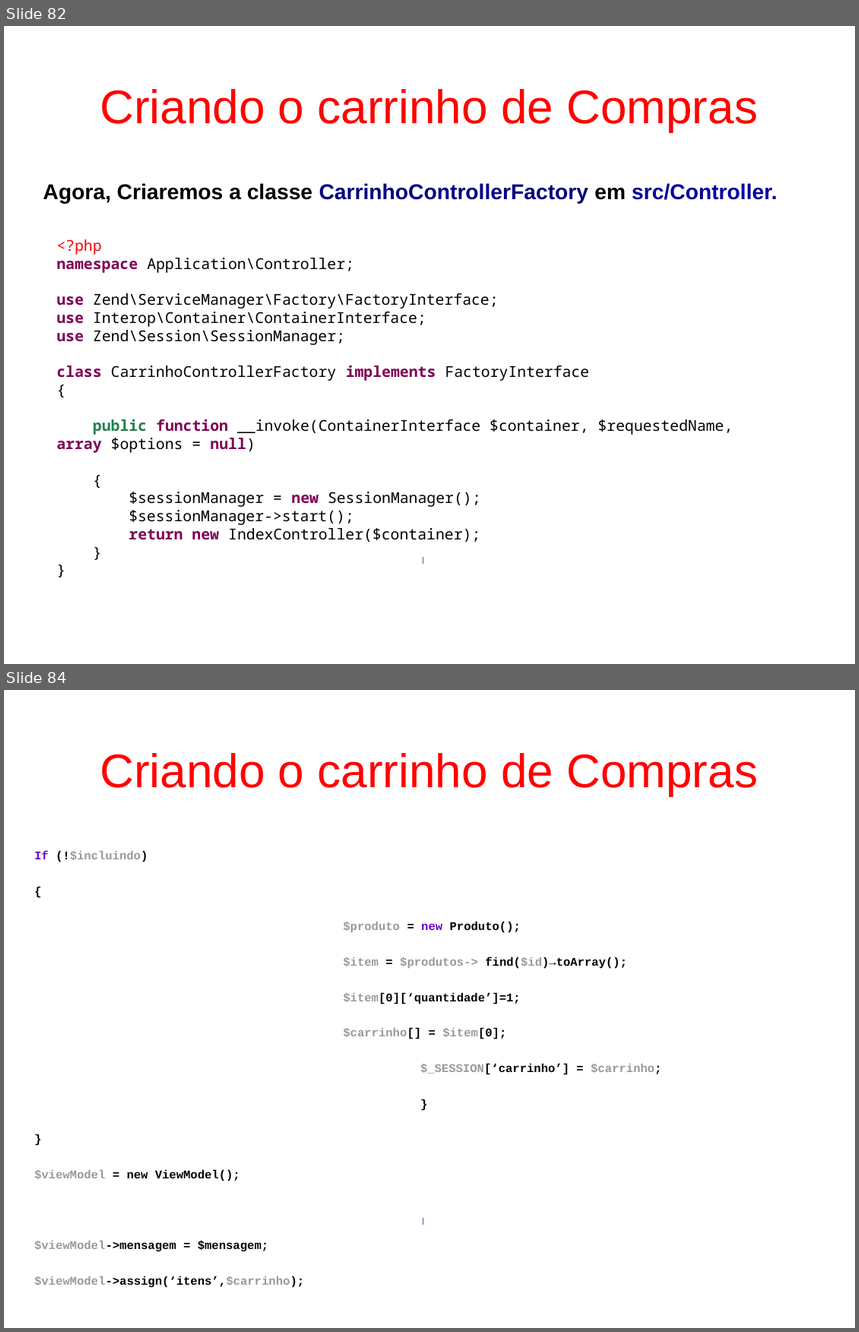
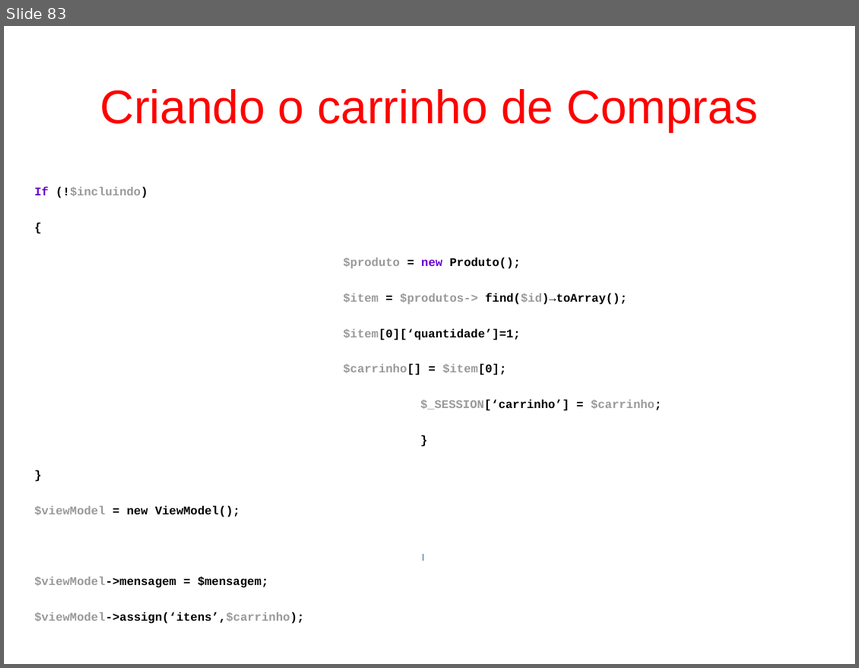
Before and after one commit to fgsl/lojasacme, a slide deck: docs/tutorial.odp. Shown one above the other, each under a label of ours: slides 82 and 84 before the commit, slide 83 after it; the slides between them are not shown. The pictures are 859x1332 and 859x668 pixels, drawn with LibreOffice and Linux fonts; fonts in the diff are those of the drawing. Boxes give left, top, right and bottom in pixels: in the first picture for what was removed or moved away, otherwise in the second. Text is boxed around its words. In the diff, an @@ line names an element or a change of style, - is before the commit and + after.

```diff
--- a/docs/tutorial.odp
+++ b/docs/tutorial.odp
@@ slide 82 removed at bbox=[4, 26, 855, 664], background #FFFFFF @@
@@ title removed at bbox=[100, 89, 758, 132] @@
-Criando o carrinho de Compras
@@ text removed at bbox=[43, 183, 777, 204] @@
-Agora, Criaremos a classe CarrinhoControllerFactory em src/Controller.
@@ text removed at bbox=[56, 240, 734, 542] @@
-<?php
-namespace Application\Controller;
-use Zend\ServiceManager\Factory\FactoryInterface;
-use Interop\Container\ContainerInterface;
-use Zend\Session\SessionManager;
-class CarrinhoControllerFactory implements FactoryInterface
-{
-public function __invoke(ContainerInterface $container, $requestedName, array $options = null)
-{
-$sessionManager = new SessionManager();
-$sessionManager->start();
-return new IndexController($container);
-}
-}
@@ rectangle removed at bbox=[424, 558, 424, 564] @@
@@ what was slide 84 is now slide 83 @@
```
Also in this commit, not shown: 1 slide changed, 1 slide added, 1 other slide removed, 1 other file.
